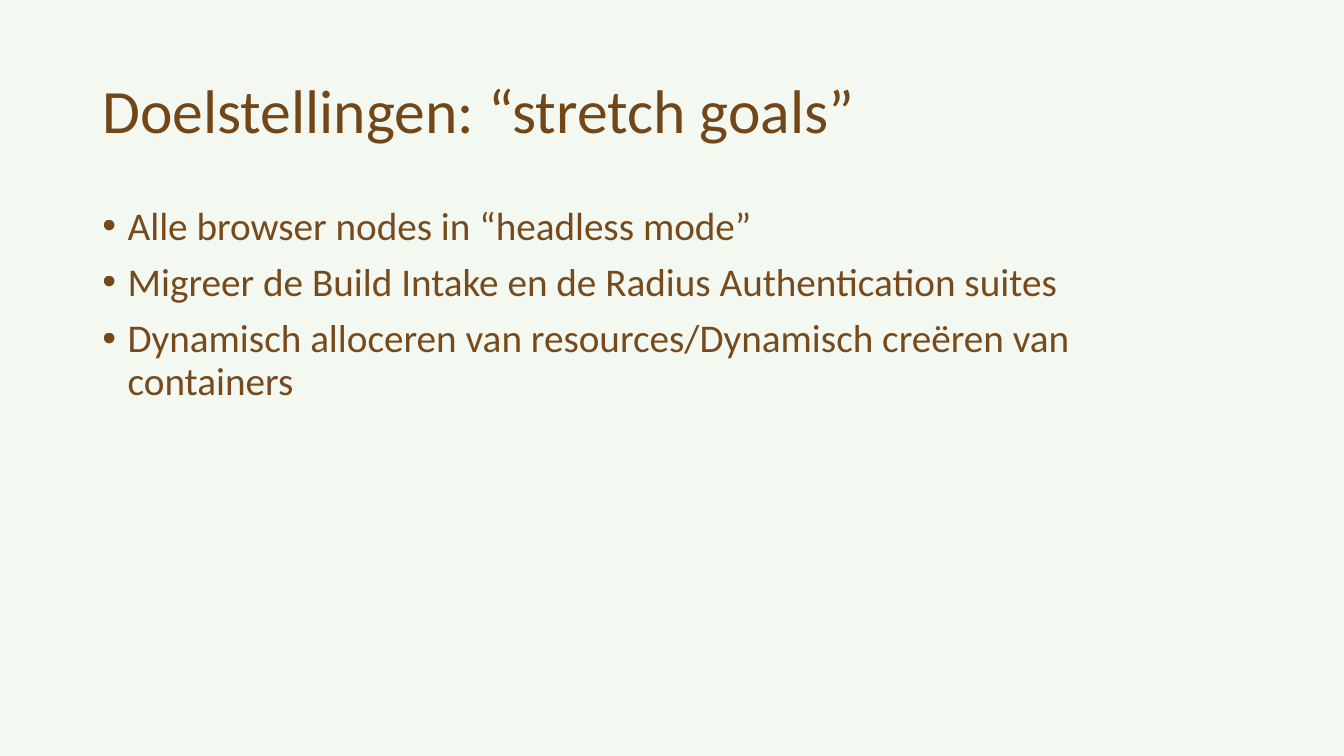
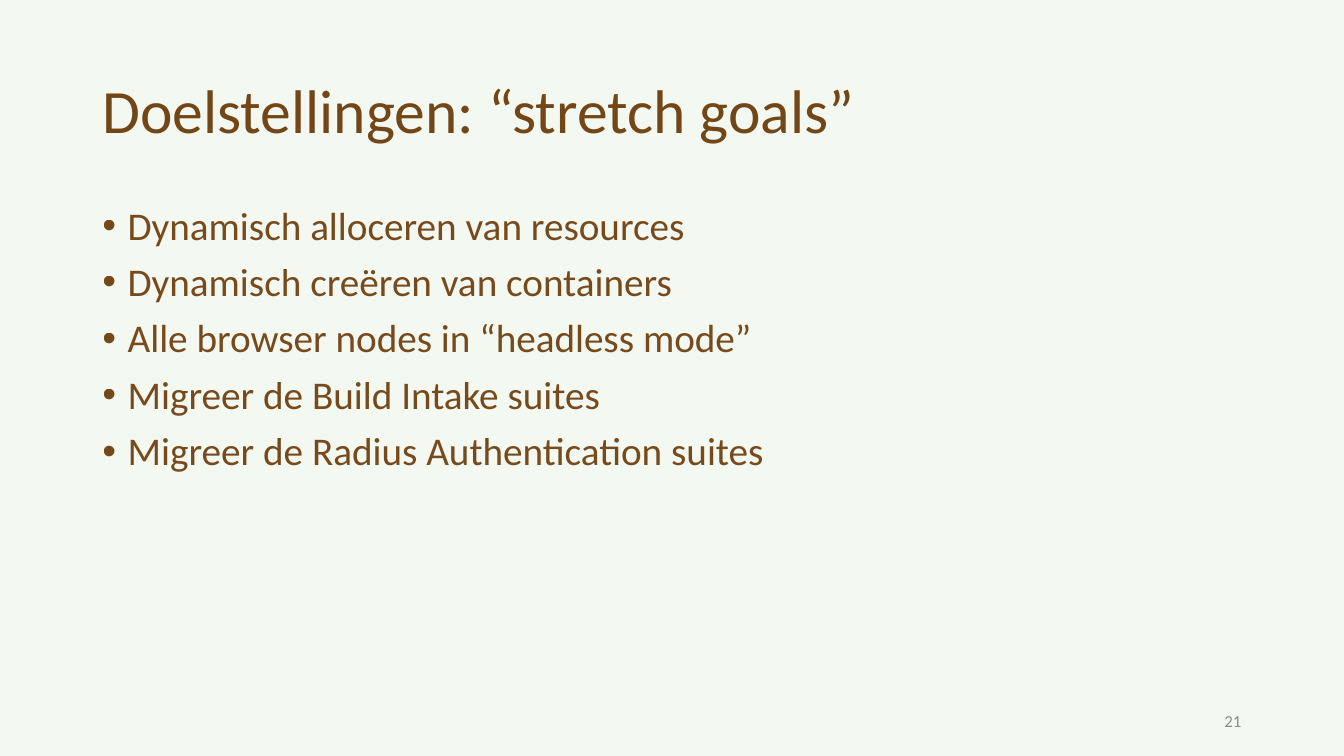
Before and after one commit to Arnonator/thesisDocs, a slide deck: slide 21 of Presentaties/tussentijdse_presentatie_arno_willaert_POGING_TWEE.pptx (slide 12 before the commit). Drawn at 1344x756 pixels with LibreOffice and Linux fonts; fonts in the diff are those of the drawing. Boxes give left, top, right and bottom in pixels: in the first picture for what was removed or moved away, otherwise in the second. Text is boxed around its words. In the diff, an @@ line names an element or a change of style, - is before the commit and + after.

```diff
--- a/Presentaties/tussentijdse_presentatie_arno_willaert_POGING_TWEE.pptx
+++ b/Presentaties/tussentijdse_presentatie_arno_willaert_POGING_TWEE.pptx
@@ text at (x1=128, y1=212, x2=685, y2=303): paragraphs added @@
+• Dynamisch alloceren van resources
+• Dynamisch creëren van containers
@@ text at (x1=128, y1=382, x2=763, y2=472): text changed @@
-• Migreer de Build Intake en de Radius Authentication suites
-• Dynamisch alloceren van resources/Dynamisch creëren van containers
+• Migreer de Build Intake suites
+• Migreer de Radius Authentication suites
@@ page number added at (x1=1224, y1=716, x2=1241, y2=727), 12 pt, text #8C8C8C @@
+21
```
Also in this commit, not shown: 9 other slides changed, 13 slides added, 3 slides removed, 7 other files.
